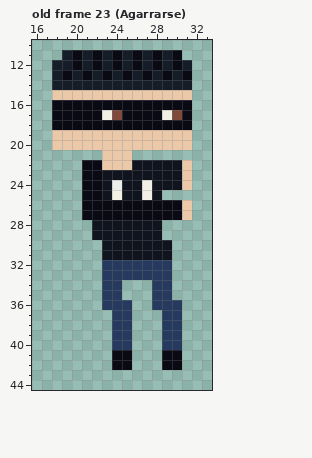
Pixel-art file, stored at assets/textures/ase files/main-character.ase. The picture above is the old version.
50x50 pixels, 26 frames. Shown: old frame 23 (Agarrarse): x 16..33, y 10..44.
New version:
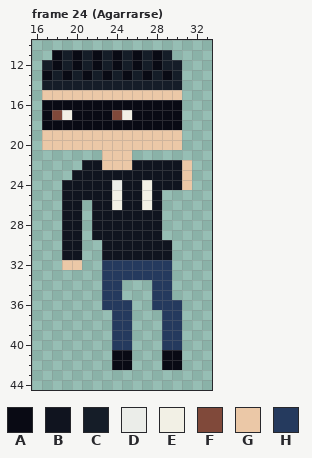
Palette (. is transparent): A #090a14  B #10141f  C #151d28  D #ebede9  E #f2f0e5  F #80493a  G #ebc8a7  H #253a5e
A new or re-ordered frame is compared with the old frame closest to it.
The exact change:
frames 26 -> 27
Frame 24 (Agarrarse) is new; against old frame 23 (Agarrarse):
y 11: x 18 . -> A; x 30 A -> .
y 12: x 17..18 .C -> CA; x 30..31 AC -> C.
y 13: x 17 . -> A; x 31 A -> .
y 14: x 17 . -> C; x 31 C -> .
y 15: x 17 . -> G; x 31 G -> .
y 16: x 17 . -> A; x 31 A -> .
y 17: x 17..19 .AA -> AFE; x 23 E -> A; x 25 A -> E; x 29..31 EFA -> AA.
y 18: x 17 . -> A; x 31 A -> .
y 19..20: x 17 . -> G; x 31 G -> .
y 22: x 21..22 AA -> BB
y 23: x 20..22 .AA -> BBB
y 24..25: x 19..22 ..AA -> BBBB
y 26: x 19..31 ..AAAAAAAAAAG -> BB.BBEBBEB...
y 27: x 19..31 ..AAAAAAAAAAG -> BB.BBBBBBB...
y 28..31: x 19..20 .. -> BB
y 32: x 19..20 .. -> GG
